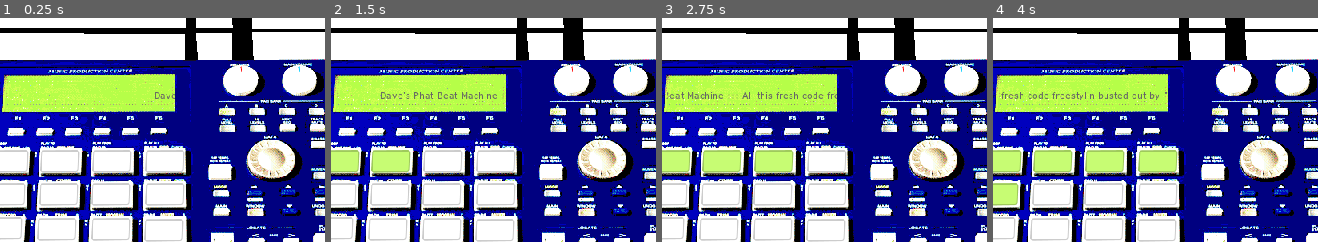
Above: before the commit, frames 1-4 (left to right).
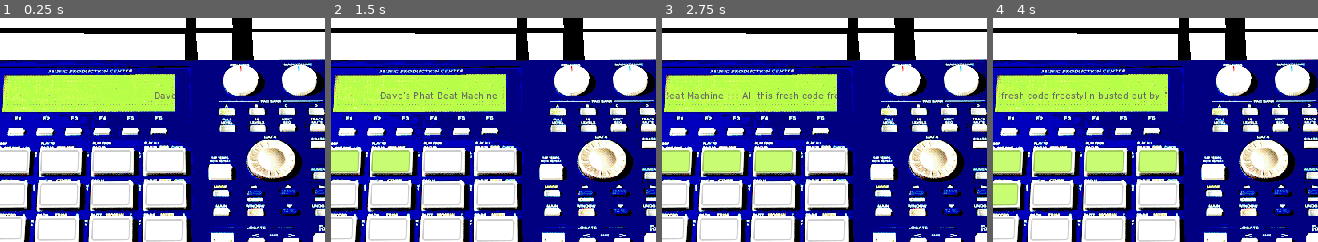
Above: after the commit, the same moments.

Repository: Sharkalien/Godot-Dave-s-Phat-Beat-Machine
Game: Godot game, scene res://Phat Beat Machine.tscn
Two runs of this game, one before a commit and one after it. Both use one fixed random seed, a clock stepped at 60 frames per second and the inputs below.
Inputs (mouse positions are % of the whole screen's width and height, from its top left):
- Up to frame 1 (0.25 s): no input
- Up to frame 2 (1.5 s): click (22, 32) at 0.5 s; click (29, 32) at 1.25 s
- Up to frame 3 (2.75 s): click (37, 32) at 2 s
- Up to frame 4 (4 s): click (46, 32) at 2.75 s; click (21, 39) at 3.5 s
The pictures show only the part of the screen within x 20-70%, y 0-50%; the shares and areas given below are measured in that part.

The runs differ from the first frame. In frame 1, 0.1% of the frame differs, in the area x 68-98%, y 20-34%; in frame 2, 0.1%; in frame 3, 0.1%; in frame 4, 0.1%.

Commit message:
Push failure

Diff:
--- a/Dial.tscn
+++ b/Dial.tscn
@@ -1,7 +1,8 @@
-[gd_scene load_steps=4 format=2]
+[gd_scene load_steps=5 format=2]
 
 [ext_resource path="res://images/dial.png" type="Texture" id=1]
 [ext_resource path="res://Dial.gd" type="Script" id=2]
+[ext_resource path="res://SpinSprite.gd" type="Script" id=3]
 
 [sub_resource type="CircleShape2D" id=1]
 radius = 33.0
@@ -11,9 +12,8 @@
 
 [node name="spin" type="Sprite" parent="."]
 texture = ExtResource( 1 )
-centered = false
-offset = Vector2( -33, -34 )
 flip_v = true
+script = ExtResource( 3 )
 
 [node name="Area2D" type="Area2D" parent="."]
 __meta__ = {
@@ -23,3 +23,5 @@
 
 [node name="CollisionShape2D" type="CollisionShape2D" parent="Area2D"]
 shape = SubResource( 1 )
+
+[connection signal="input_event" from="Area2D" to="spin" method="_on_Area2D_input_event"]
--- /dev/null
+++ b/SpinSprite.gd
@@ -0,0 +1,34 @@
+extends Sprite
+
+
+var sprite_rotation = 0
+var click_pos = Vector2.ZERO
+var move_delta = Vector2.ZERO
+
+var is_dragging = false
+
+func _input(event):
+	# second condition tests whether the click occured within the area of the sprite
+	if Input.is_action_just_pressed("click") && get_rect().has_point(to_local(event.position)):
+		click_pos = event.position
+		is_dragging = true
+	elif Input.is_action_just_released("click"):
+		sprite_rotation = self.rotation_degrees
+		is_dragging = false
+
+	if is_dragging:
+		move_delta = click_pos - event.position
+		self.rotation_degrees = -move_delta.x + sprite_rotation
+
+
+func _on_Area2D_input_event(viewport, event, shape_idx):
+	if Input.is_action_just_pressed("click"):
+		click_pos = event.position
+		is_dragging = true
+	elif Input.is_action_just_released("click"):
+		sprite_rotation = self.rotation_degrees
+		is_dragging = false
+
+	if is_dragging:
+		move_delta = click_pos - event.position
+		self.rotation_degrees = -move_delta.x + sprite_rotation
Binary file changed: images/dial.png
Binary file added: images/dialMask.png
Not shown, added: images/dialMask.png.import
Binary file changed: images/dialMaster.png
